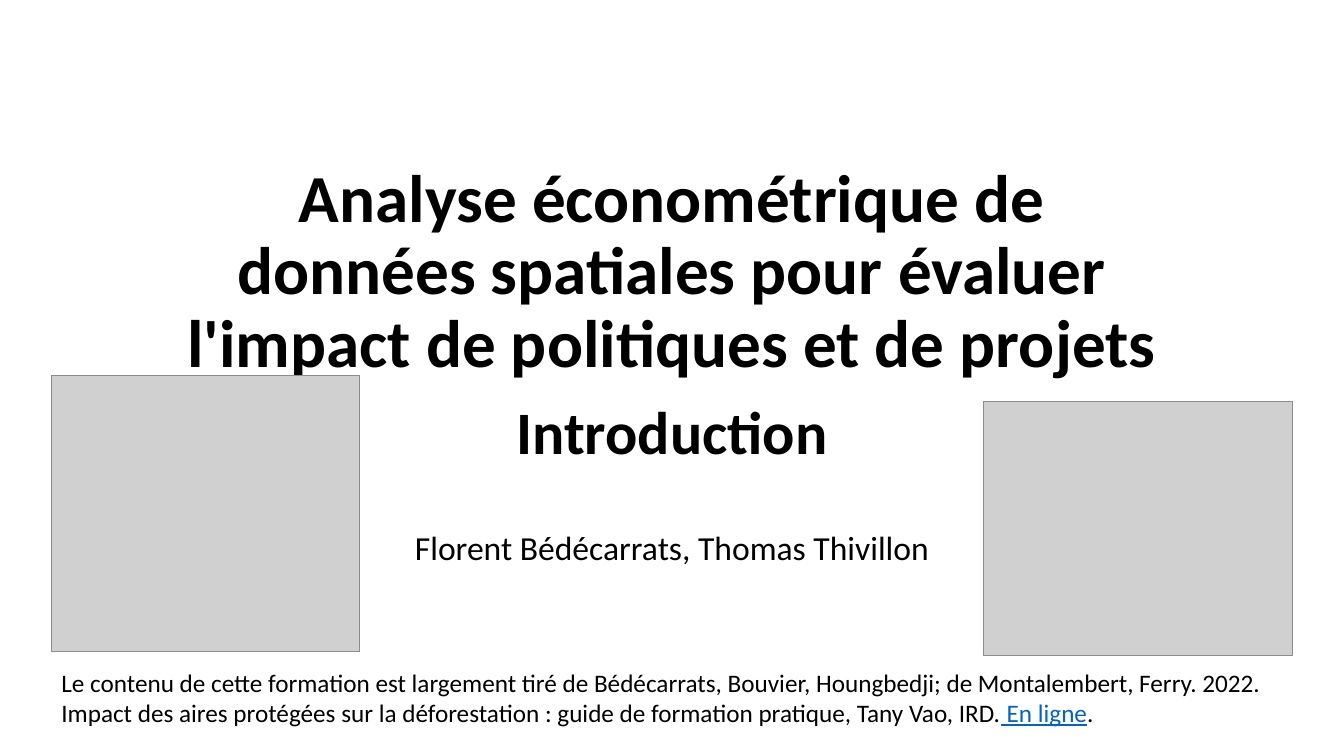
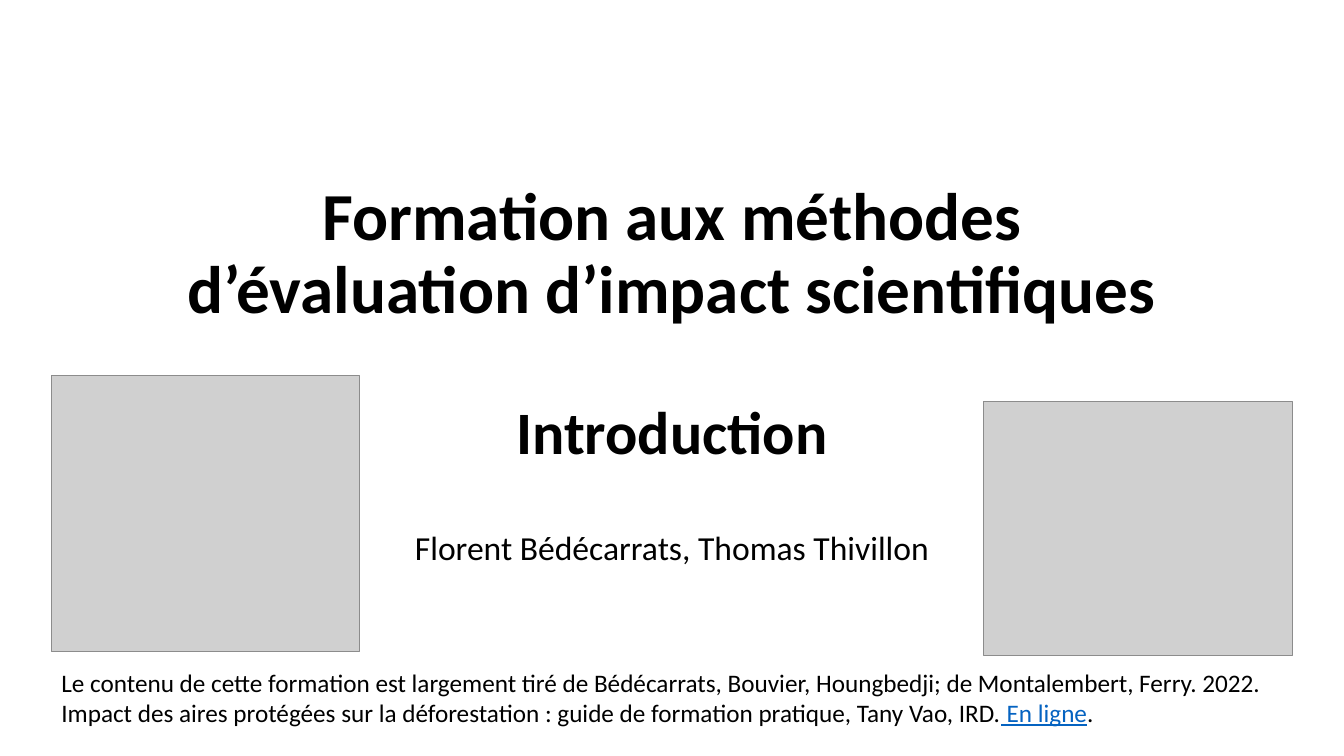
Before and after one commit to BETSAKA/statcap_impact_training, a slide deck: slide 1 of slides/fr/Jour 1_Introduction_Fondamentaux.pptx. Drawn at 1344x756 pixels with LibreOffice and Linux fonts; fonts in the diff are those of the drawing; grey boxes stand for pictures. Boxes give left, top, right and bottom in pixels: in the first picture for what was removed or moved away, otherwise in the second. Text is boxed around its words. In the diff, an @@ line names an element or a change of style, - is before the commit and + after.

```diff
--- a/slides/fr/Jour 1_Introduction_Fondamentaux.pptx
+++ b/slides/fr/Jour 1_Introduction_Fondamentaux.pptx
@@ title "Formation aux méthodes d’évaluation d’impact ..." at [188,192,1156,324]: vertical alignment bottom to middle @@
@@ title at [188,192,1156,324]: text changed @@
-Analyse économétrique de données spatiales pour évaluer l'impact de politiques et de projets
+Formation aux méthodes d’évaluation d’impact scientifiques
```
Also in this commit, not shown: 1 other file.
